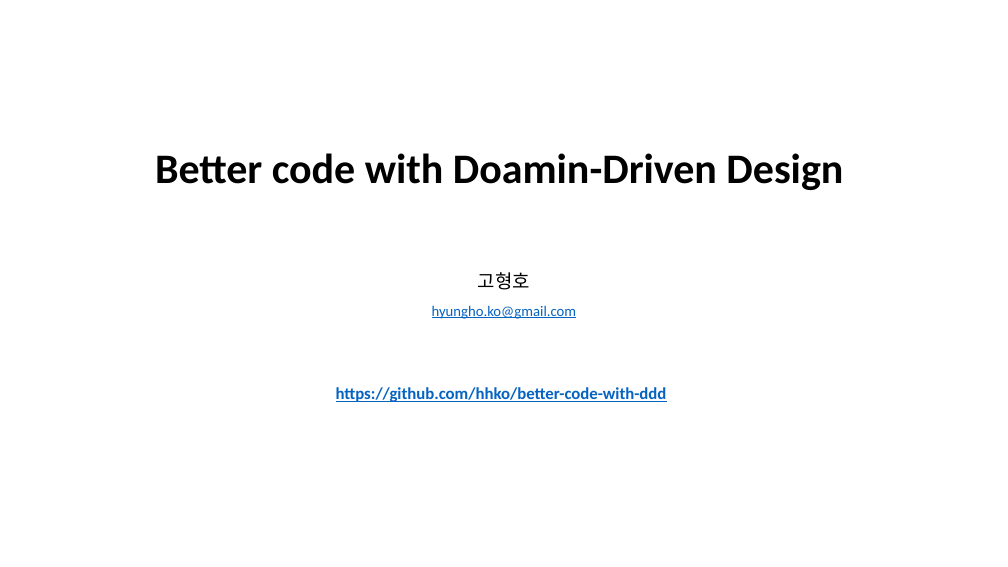
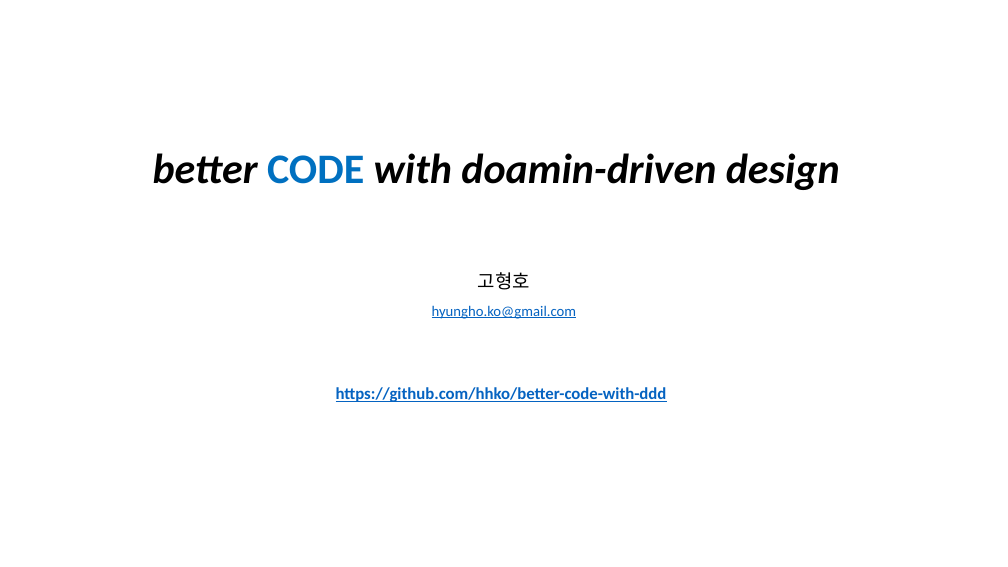
Before and after one commit to hhko/beyondcode, a slide deck: slide 1 of README.pptx. Drawn at 1008x567 pixels with LibreOffice and Linux fonts; fonts in the diff are those of the drawing. Boxes give left, top, right and bottom in pixels: in the first picture for what was removed or moved away, otherwise in the second. Text is boxed around its words. In the diff, an @@ line names an element or a change of style, - is before the commit and + after.

```diff
--- a/README.pptx
+++ b/README.pptx
@@ text at (153, 153, 840, 190): text changed; italic on @@
-Better code with Doamin-Driven Design
+better CODE with doamin-driven design
```
Also in this commit, not shown: 1 slide added, 2 other files.
